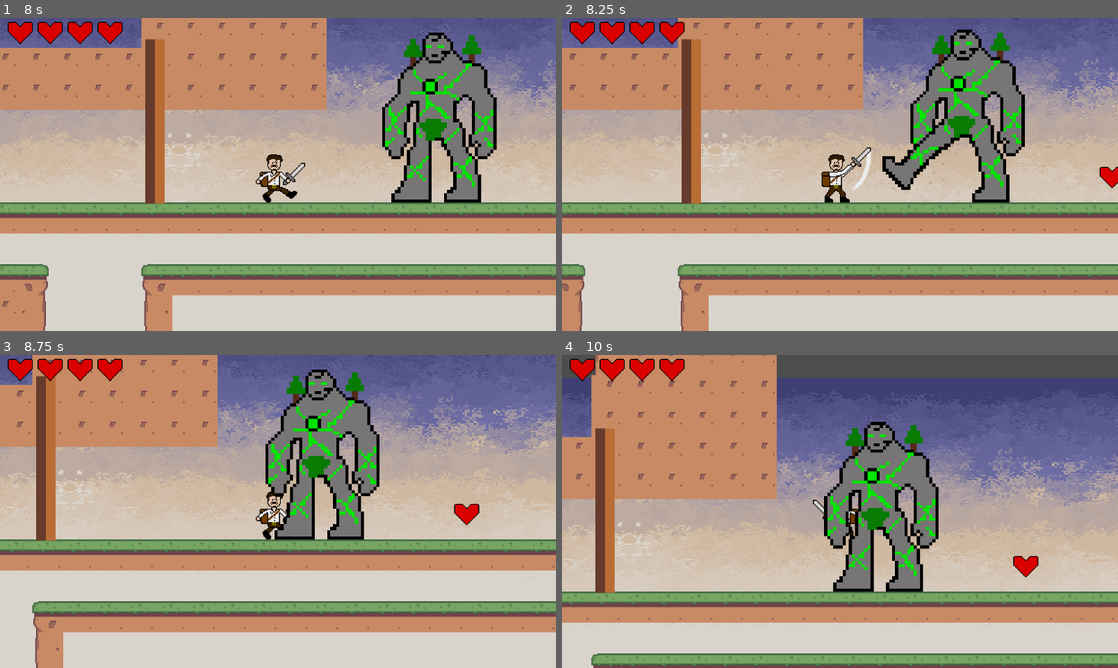
Above: before the commit, frames 1-4 (two rows, left to right).
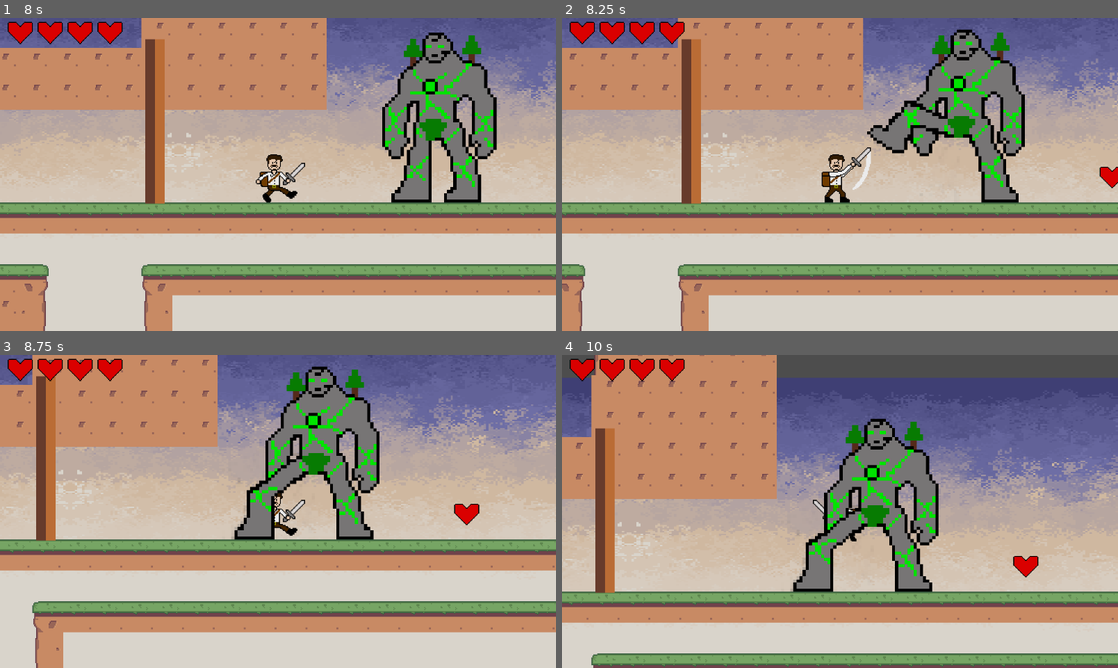
Above: after the commit, the same moments.

Repository: bscott519/ColossalCrisisGame
Game: Godot game, scene res://Scenes/level_5.tscn
Same seed, same stepped clock (60 frames per second), same inputs: the game is played once before the commit and once after it. This scene is started directly instead of the project's main scene. The engine's default icon, where the game draws it, is replaced by a stand-in: a white triangle on a blue panel in a dark square. Sound files missing from this copy of the repository are replaced by a short silence.
Inputs (mouse positions are in pixels of both pictures, inside the frame that each line leads up to):
- Up to frame 1 (8 s): tap Enter (enter) at 0.5, 4.35 s; move the mouse to (400, 158) at 0.52 s; hold D (right) 0.53-2.03 s; click (400, 158) at 0.6 s; tap Space (jump) at 0.77, 1.52, 3.02, 3.77, 4.52, 6.02, 6.77, 7.52 s; move the mouse to (166, 190) at 1.27 s; click (166, 190) at 1.35 s; move the mouse to (333, 105) at 2.02 s; hold A (left) 2.03-2.78 s; hold Enter (enter) 2.03-2.78 s; click (333, 105) at 2.3 s; move the mouse to (250, 237) at 2.77 s; hold D (right) 2.78-4.28 s; click (250, 237) at 2.85 s; move the mouse to (444, 221) at 3.52 s; click (444, 221) at 3.6 s; move the mouse to (111, 127) at 4.27 s; hold A (left) 4.28-5.03 s; click (111, 127) at 4.55 s; move the mouse to (305, 174) at 5.02 s; hold D (right) 5.03-5.78 s; click (305, 174) at 5.1 s; move the mouse to (194, 96) at 5.77 s; hold A (left) 5.78-7.28 s; click (194, 96) at 5.85 s; move the mouse to (400, 158) at 6.52 s; hold Enter (enter) 6.53-7.28 s; click (400, 158) at 6.8 s; move the mouse to (166, 190) at 7.27 s; hold D (right) from 7.28 s (still down); click (166, 190) at 7.35 s
- Up to frame 2 (8.25 s): keep holding D (right); move the mouse to (895, 105) at 8.02 s; click (895, 105) at 8.1 s
- Up to frame 3 (8.75 s): keep holding D (right)
- Up to frame 4 (10 s): move the mouse to (812, 574) at 8.77 s; tap Enter (enter) at 8.85 s; tap Space (jump) at 9.02, 9.77 s; click (812, 574) at 9.05 s; move the mouse to (1006, 558) at 9.52 s; release D (right) at 9.53 s; hold A (left) from 9.53 s (still down); click (1006, 558) at 9.6 s

Frame 1 is identical in both runs. In frame 2, 2.2% of the frame differs, in the area x 54-83%, y 26-60%; in frame 3, 4.6%; in frame 4, 4.6%, in the area x 41-68%, y 20-76%.

Commit message:
Update earth_giant.gd

Diff:
--- a/Scripts/earth_giant.gd
+++ b/Scripts/earth_giant.gd
@@ -72,12 +72,19 @@
 	if body.name == "player":
 		player = body
 		print("Player entered attack radius")
-		choose_attack()
+		change_state(State.STOMP)
+		#choose_attack()
 
 func change_state(new_state):
 	current_state = new_state
-	if new_state in [State.STOMP, State.SLAM, State.SUMMON]:
-		attack_cooldown.start()
+	match new_state:
+		State.STOMP:
+			print("Entering STOMP")
+			velocity = Vector2.ZERO
+			animated_sprite_2d.play("stomp")
+			attack_cooldown.start()
+	#if new_state in [State.STOMP, State.SLAM, State.SUMMON]:
+		#attack_cooldown.start()
 
 func _on_AnimationPlayer_animation_finished(anim_name):
 	match anim_name:
